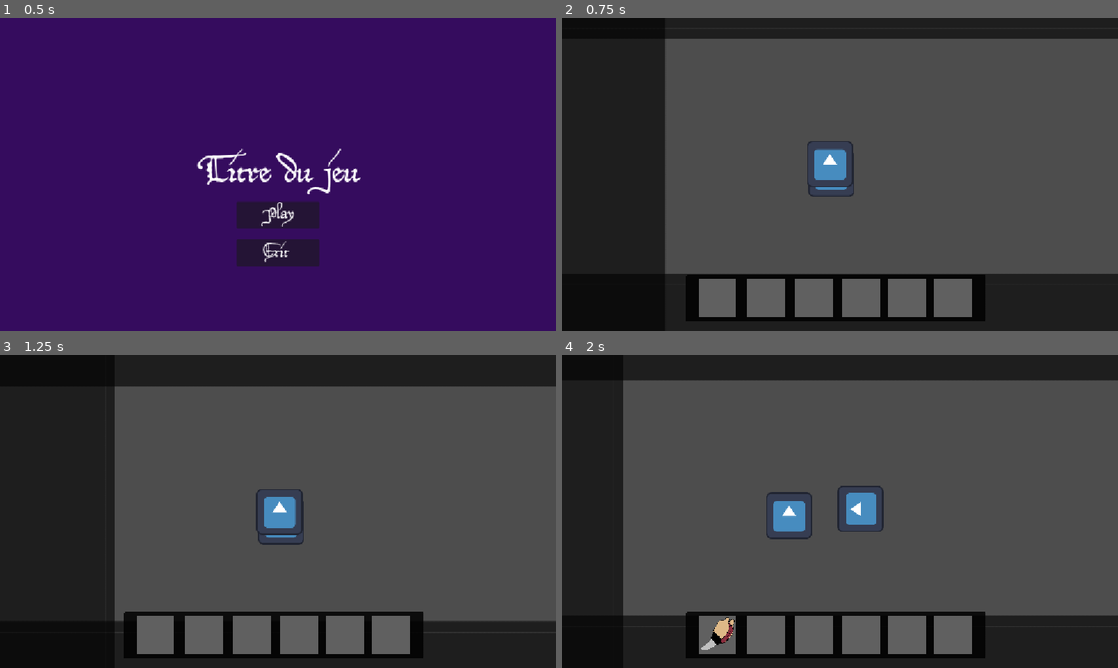
Above: before the commit, frames 1-4 (two rows, left to right).
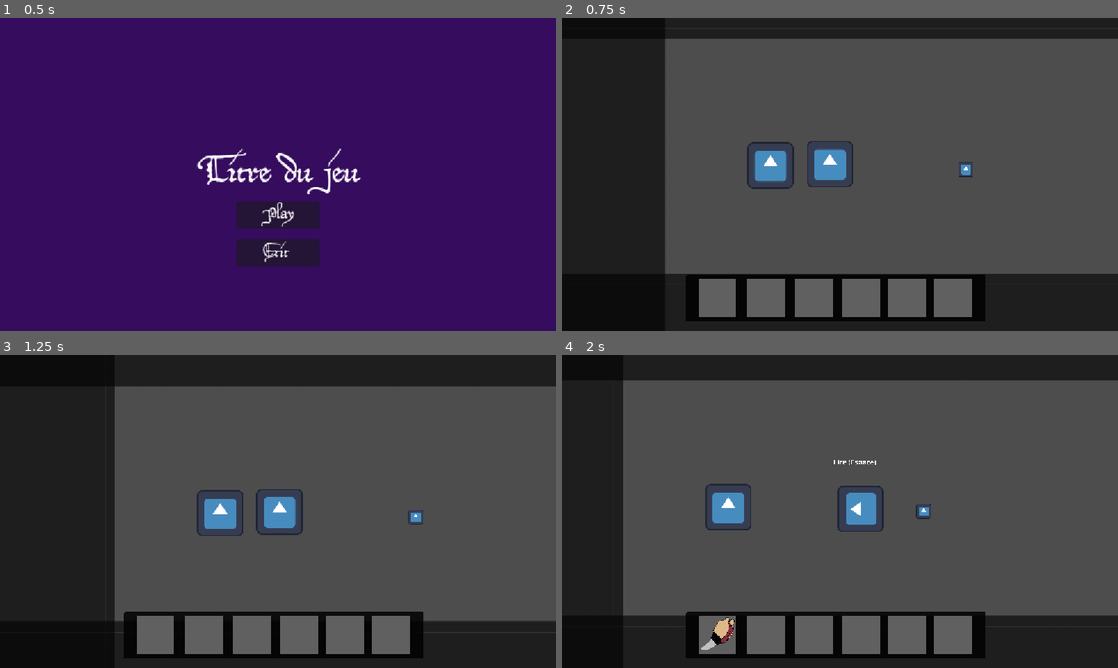
Above: after the commit, the same moments.

Repository: ygrecky/GameJam1
Game: Godot game, scene res://scenes/game_controller.tscn
Two runs of this game, one before a commit and one after it. Both use one fixed random seed, a clock stepped at 60 frames per second and the inputs below. The engine's default icon, where the game draws it, is replaced by a stand-in: a white triangle on a blue panel in a dark square.
Inputs (mouse positions are in pixels of both pictures, inside the frame that each line leads up to):
- Up to frame 1 (0.5 s): no input
- Up to frame 2 (0.75 s): click (840, 215) at 0.5 s
- Up to frame 3 (1.25 s): no input
- Up to frame 4 (2 s): hold Right (right) from 1.28 s (still down); hold 1 (Slot 1) from 1.28 s (still down)

Frame 1 is identical in both runs. In frame 2, 1.0% of the frame differs, in the area x 33-74%, y 39-58%; in frame 3, 0.9%; in frame 4, 1.6%, in the area x 25-67%, y 33-59%.

Commit message:
Forêt done 2

Diff:
--- /dev/null
+++ b/scenes/Decoration/feuille_papier.gd
@@ -0,0 +1,16 @@
+extends Node2D
+class_name Papier
+@export var area : Area2D
+
+
+# Called when the node enters the scene tree for the first time.
+func _ready() -> void:
+	pass # Replace with function body.
+
+
+# Called every frame. 'delta' is the elapsed time since the previous frame.
+func _physics_process(delta: float) -> void:
+	for elt in area.get_overlapping_bodies():
+		if(elt is Player and elt.action_just_pressed):
+			print("Lecture de la feuille")
+	pass
--- /dev/null
+++ b/scenes/Decoration/feuille_papier.tscn
@@ -0,0 +1,22 @@
+[gd_scene format=3 uid="uid://cpq1px774y8xe"]
+
+[ext_resource type="Script" uid="uid://blgf3af4f2jge" path="res://scenes/Decoration/feuille_papier.gd" id="1_x3uyg"]
+[ext_resource type="Texture2D" uid="uid://c353tuvpl12xx" path="res://icon.svg" id="1_yv70s"]
+
+[sub_resource type="RectangleShape2D" id="RectangleShape2D_u081y"]
+size = Vector2(347, 314)
+
+[node name="FeuillePapier" type="Node2D" unique_id=1749185933 node_paths=PackedStringArray("area")]
+script = ExtResource("1_x3uyg")
+area = NodePath("Area2D")
+
+[node name="Sprite2D" type="Sprite2D" parent="." unique_id=1537941183]
+position = Vector2(-1, 2)
+scale = Vector2(0.32, 0.32)
+texture = ExtResource("1_yv70s")
+
+[node name="Area2D" type="Area2D" parent="." unique_id=1061743867]
+
+[node name="CollisionShape2D" type="CollisionShape2D" parent="Area2D" unique_id=252913175]
+position = Vector2(0, 3)
+shape = SubResource("RectangleShape2D_u081y")
--- a/scenes/Levels/Forêt.tscn
+++ b/scenes/Levels/Forêt.tscn
@@ -2,6 +2,7 @@
 
 [ext_resource type="PackedScene" uid="uid://dhhc5yxb43h51" path="res://scenes/Decoration/bordure_forêt.tscn" id="1_0tc75"]
 [ext_resource type="PackedScene" uid="uid://idj78xtahws3" path="res://scenes/Decoration/autel.tscn" id="2_idvjd"]
+[ext_resource type="PackedScene" uid="uid://cpq1px774y8xe" path="res://scenes/Decoration/feuille_papier.tscn" id="4_lowvy"]
 [ext_resource type="PackedScene" uid="uid://cbrakomq1kfn3" path="res://scenes/tp_zone.tscn" id="4_xcmwi"]
 
 [node name="Forêt" type="Node2D" unique_id=1533303300]
@@ -20,14 +21,17 @@
 scale = Vector2(1, 2.195)
 
 [node name="Autel" parent="." unique_id=1929311227 instance=ExtResource("2_idvjd")]
-position = Vector2(1, 14)
+position = Vector2(-167, -9)
 
 [node name="TpZone" parent="." unique_id=1066630093 instance=ExtResource("4_xcmwi")]
 position = Vector2(873, -213.00002)
 rotation = 1.5707964
 scale = Vector2(7.55, 5.2)
-destination_path = "res://scenes/game.tscn"
+destination_path = "res://scenes/Levels/Place village.tscn"
 
 [node name="Bordure forêt4" parent="." unique_id=1035199119 instance=ExtResource("1_0tc75")]
 position = Vector2(1109, -16)
 rotation = 1.5707964
+
+[node name="FeuillePapier" parent="." unique_id=1749185933 instance=ExtResource("4_lowvy")]
+position = Vector2(377, 4)
--- /dev/null
+++ b/scenes/Levels/Place village.tscn
@@ -0,0 +1,14 @@
+[gd_scene format=3 uid="uid://c4v1hpahldyio"]
+
+[ext_resource type="PackedScene" uid="uid://dhhc5yxb43h51" path="res://scenes/Decoration/bordure_forêt.tscn" id="1_84da0"]
+
+[node name="PlaceVillage" type="Node2D" unique_id=190258638]
+
+[node name="Bordure forêt" parent="." unique_id=170095540 instance=ExtResource("1_84da0")]
+position = Vector2(-489, -317)
+
+[node name="Bordure forêt2" parent="." unique_id=929363572 instance=ExtResource("1_84da0")]
+position = Vector2(-467, 340)
+
+[node name="Bordure forêt3" parent="." unique_id=882547539 instance=ExtResource("1_84da0")]
+position = Vector2(-656, 1)
--- a/scripts/game_controller.gd
+++ b/scripts/game_controller.gd
@@ -27,6 +27,7 @@
 	inventory = $Inventaire
 
 	camera_limits["res://scenes/Levels/Forêt.tscn"] = [-910,-1043,935,993]
+	camera_limits["res://scenes/Levels/Place village.tscn"] = [-100,-5000,5000,5000]
 	pass # Replace with function body.
 
 
--- a/scripts/player.gd
+++ b/scripts/player.gd
@@ -156,7 +156,7 @@
 		$Node2D/interaction_label.visible = true
 		#$Node2D/interaction_label/Label.visible = true
 		interaction_label.visible = true
-		interaction_label.text = "Talk (Space)"
+		interaction_label.text = "Parler (Espace)"
 
 
 
@@ -174,11 +174,17 @@
 func _on_player_area_entered(area: Area2D) -> void:
 	if area.get_parent() is TpZone:
 		interaction_label.visible = true
-		interaction_label.text = "Enter (Space)"
+		interaction_label.text = "Entrer (Espace)"
+	elif area.get_parent() is Papier:
+		interaction_label.visible = true
+		interaction_label.text = "Lire (Espace)"
+
 	pass # Replace with function body.
 
 
 func _on_player_area_exited(area: Area2D) -> void:
 	if area.get_parent() is TpZone:
 		interaction_label.visible = false
+	elif area.get_parent() is Papier:
+		interaction_label.visible = false
 	pass # Replace with function body.
Not shown, added: scenes/Decoration/feuille_papier.gd.uid
